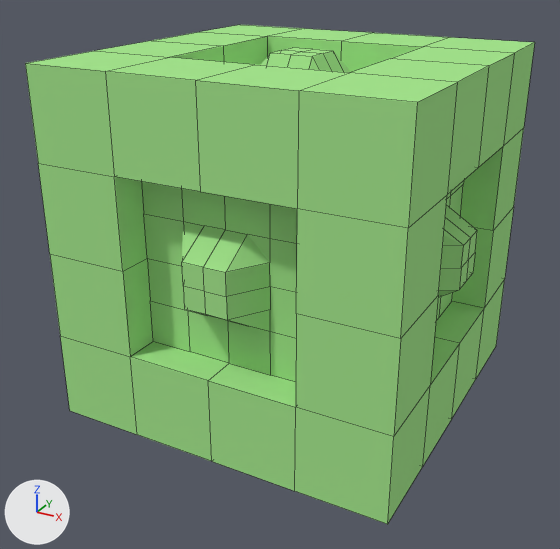
One commit to the Blender file src/Block.blend: the scene before it, then after it.
Before and after are seen from a 50 mm camera at (1.96, -3.8, 1.58) aimed at (-0.05, -0.15, -0.25). The axes (+X, +Y, +Z) are drawn at lower left. The lights are the same throughout. Mesh edges are drawn as thin lines.

The scene before the commit, as lines of its bpy script (objects in view):
```python
mat_material = diffuse_material('Material')
mat_material.base_color = (0.382, 0.8, 0.274)  # green #a6e78f
me_cube = bpy.data.meshes.new('Cube')
me_cube.from_pydata(...)  # 338 vertices, 288 faces; spans x -1.0..1.0, y -1.0..1.0, z -1.0..1.0
me_cube.materials.append(mat_material)  # green #a6e78f
ob_cube = bpy.data.objects.new('Cube', me_cube)
ob_cube.location = (0.0, 0.0, 0.0)
```
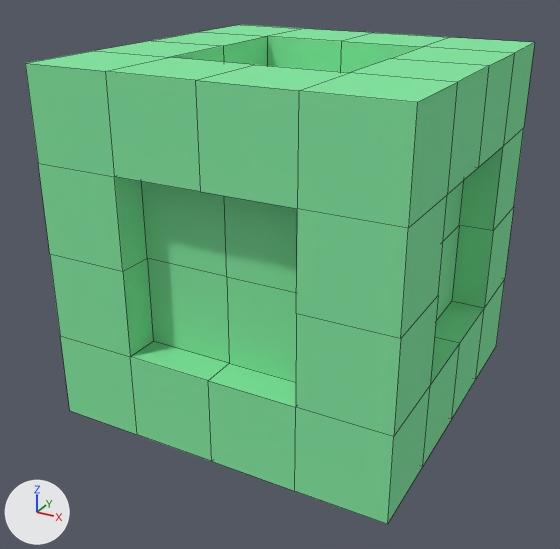
What differs and where, as boxes (x1, y1, x2, y2) in the pictures (560 x 549 px):
'Cube', recoloured, reshaped
    both: (25, 25, 535, 524)
part 1 of me_cube, cut back
    both: (114, 36, 503, 407)

The change, as a diff of the scene's bpy script:
```diff
--- a/src/Block.blend.py
+++ b/src/Block.blend.py
@@ mat_material @@
 mat_material = diffuse_material('Material')
-mat_material.base_color = (0.382, 0.8, 0.274)  # green #a6e78f
+mat_material.base_color = (0.242, 0.8, 0.367)  # green #87e7a3
@@ me_cube @@
 # used by ob_cube; location = (0.0, 0.0, 0.0)
-me_cube.from_pydata(...)  # 338 vertices, 288 faces; spans x -1.0..1.0, y -1.0..1.0, z -1.0..1.0
+me_cube.from_pydata(...)  # 178 vertices, 176 faces; spans x -1.0..1.0, y -1.0..1.0, z -1.0..1.0
+# me_cube part 1
+# 190 vertices are removed from x -1.0..1.0, y -1.0..1.0, z -1.0..1.0
+# 216 faces are deleted
+# 8 vertices move from x -0.8..0.8, y -0.25..0.25, z -0.25..0.25 to x -0.8..0.8, y -0.5..0.5, z -0.5..0.5
+# 30 vertices are added at x -0.8..0.8, y -0.8..0.8, z -1.0..1.0
+# 104 new faces join them
 me_cube.materials.append(mat_material)
```
